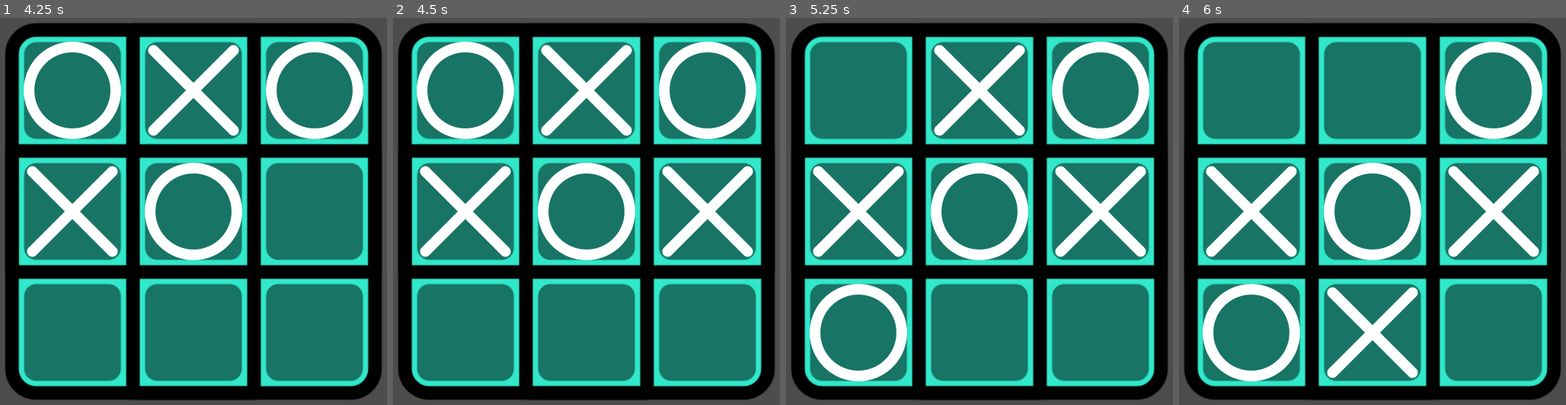
Above: before the commit, frames 1-4 (left to right).
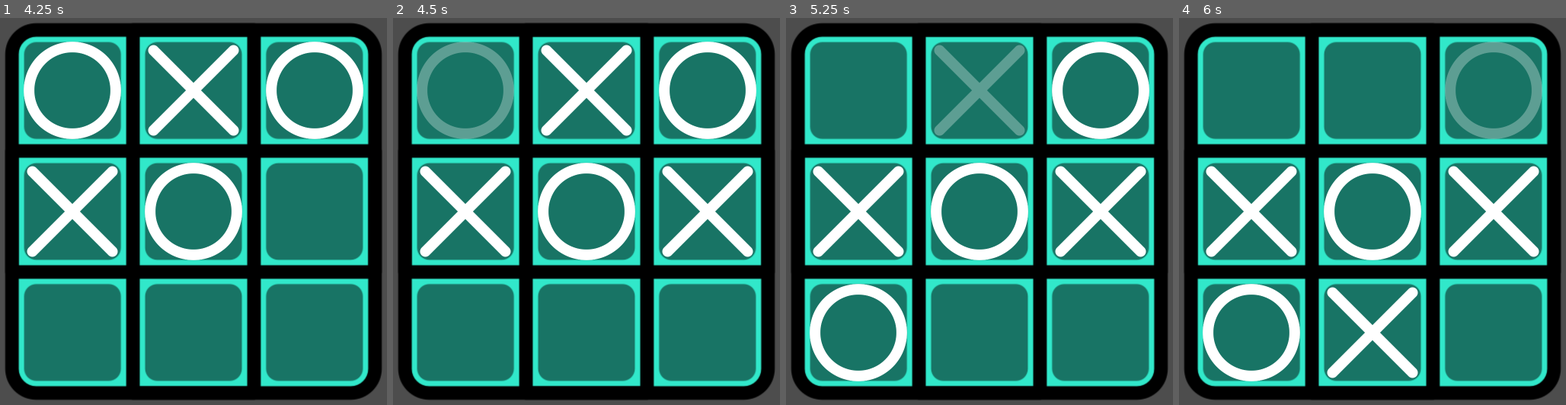
Above: after the commit, the same moments.

Repository: Blxee/iternal-tictactoe
Game: Godot game, scene res://scenes/game_scene.tscn
Same seed, same stepped clock (60 frames per second), same inputs: the game is played once before the commit and once after it.
Inputs (mouse positions are in pixels of both pictures, inside the frame that each line leads up to):
- Up to frame 1 (4.25 s): click (73, 91) at 0.5 s; click (193, 91) at 1.25 s; click (313, 91) at 2 s; click (73, 211) at 2.75 s; click (193, 211) at 3.5 s
- Up to frame 2 (4.5 s): click (706, 211) at 4.25 s
- Up to frame 3 (5.25 s): click (859, 331) at 5 s
- Up to frame 4 (6 s): click (1372, 331) at 5.75 s

Frame 1 is identical in both runs. In frame 2, 2.0% of the frame differs, in the area x 6-32%, y 6-32%; in frame 3, 1.8%; in frame 4, 2.0%, in the area x 68-94%, y 6-32%.

Commit message:
Added: squares that are about to be popped are dimmed

Diff:
--- a/scripts/game_scene.gd
+++ b/scripts/game_scene.gd
@@ -12,6 +12,8 @@
 		if stack.size() > 6:
 			var front: Square = stack.pop_front()
 			front.mark = Square.Mark.NONE
+		if stack.size() == 6:
+			stack.front().dimmed = true
 
 
 func _swap_turn() -> void:
--- a/scripts/square.gd
+++ b/scripts/square.gd
@@ -9,8 +9,15 @@
 		match value:
 			Mark.X: icon = x_texture
 			Mark.O: icon = o_texture
-			Mark.NONE: icon = null
+			Mark.NONE:
+				icon = null
+				dimmed = false
 		mark = value
+
+var dimmed := false:
+	set(value):
+		modulate.a = 0.3 + 0.7 * int(not value)
+		dimmed = value
 
 @export_group('Textures')
 @export var x_texture: Texture = preload('res://assets/images/tictac_x.svg')
